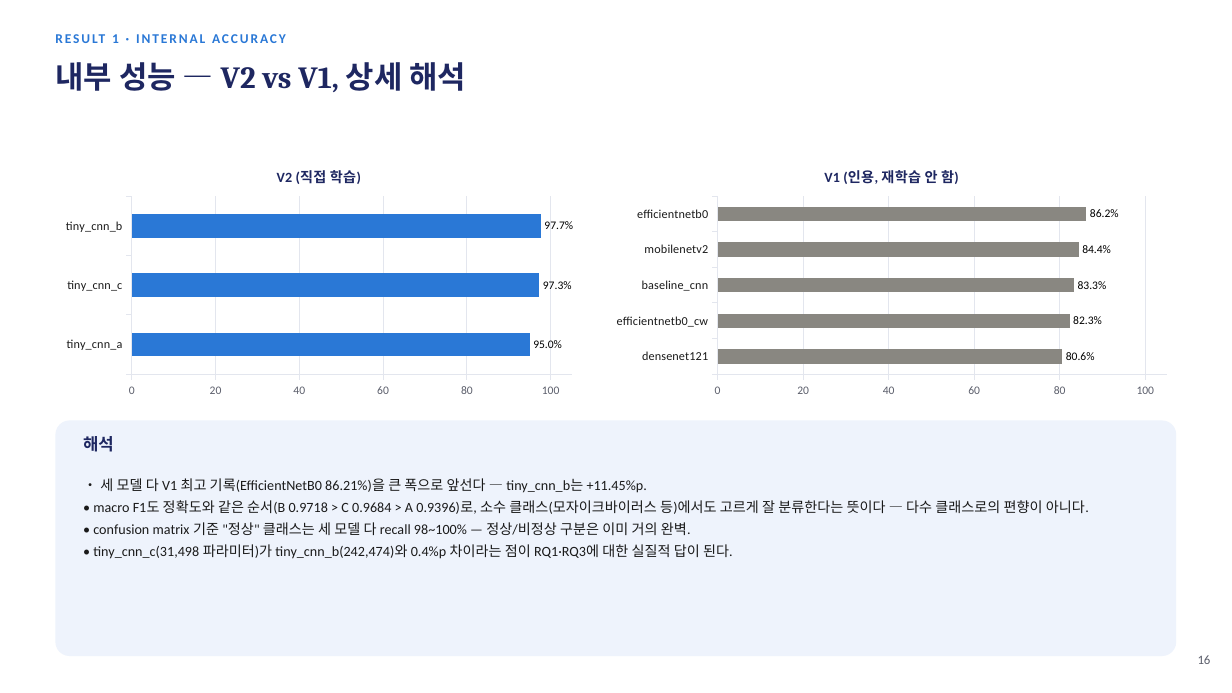
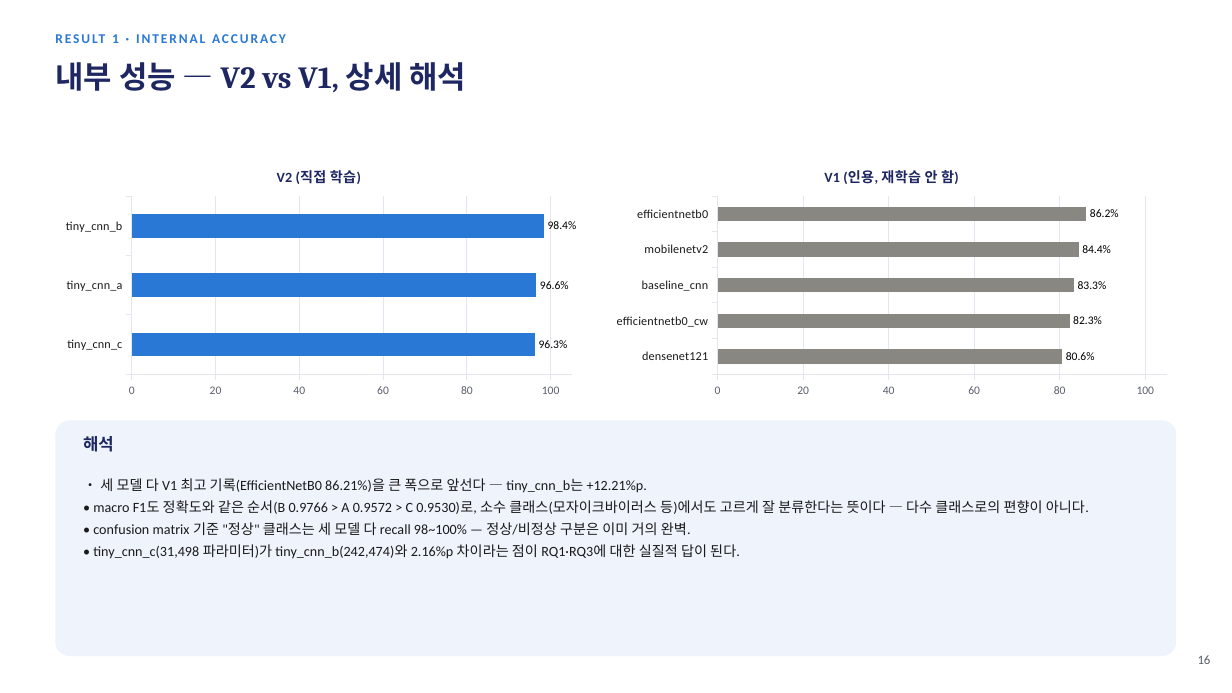
Before and after one commit to sara0813/tomato-disease-v2, a slide deck: slide 17 of docs/CNN_토마토_병해분류_V2_진행보고.pptx. Drawn at 1232x693 pixels with LibreOffice and Linux fonts; fonts in the diff are those of the drawing. Boxes give left, top, right and bottom in pixels: in the first picture for what was removed or moved away, otherwise in the second. Text is boxed around its words. In the diff, an @@ line names an element or a change of style, - is before the commit and + after.

```diff
--- a/docs/CNN_토마토_병해분류_V2_진행보고.pptx
+++ b/docs/CNN_토마토_병해분류_V2_진행보고.pptx
@@ bar chart at bbox=[55, 152, 582, 402] @@
-categories: tiny_cnn_a, tiny_cnn_c, tiny_cnn_b
+categories: tiny_cnn_c, tiny_cnn_a, tiny_cnn_b
-Series 1: 95, 97.3, 97.7
+Series 1: 96.3, 96.6, 98.4
@@ text at bbox=[93, 478, 1089, 514]: text changed @@
-• 세 모델 다 V1 최고 기록(EfficientNetB0 86.21%)을 큰 폭으로 앞선다 — tiny_cnn_b는 +11.45%p.
-• macro F1도 정확도와 같은 순서(B 0.9718 > C 0.9684 > A 0.9396)로, 소수 클래스(모자이크바이러스 등)에서도 고르게 잘 분류한다는 뜻이다 — 다수 클래스로의 편향이 아니다.
+• 세 모델 다 V1 최고 기록(EfficientNetB0 86.21%)을 큰 폭으로 앞선다 — tiny_cnn_b는 +12.21%p.
+• macro F1도 정확도와 같은 순서(B 0.9766 > A 0.9572 > C 0.9530)로, 소수 클래스(모자이크바이러스 등)에서도 고르게 잘 분류한다는 뜻이다 — 다수 클래스로의 편향이 아니다.
@@ text at bbox=[93, 544, 740, 559]: text changed @@
-• tiny_cnn_c(31,498 파라미터)가 tiny_cnn_b(242,474)와 0.4%p 차이라는 점이 RQ1·RQ3에 대한 실질적 답이 된다.
+• tiny_cnn_c(31,498 파라미터)가 tiny_cnn_b(242,474)와 2.16%p 차이라는 점이 RQ1·RQ3에 대한 실질적 답이 된다.
```
Also in this commit, not shown: 10 other slides changed, 1 other file.
